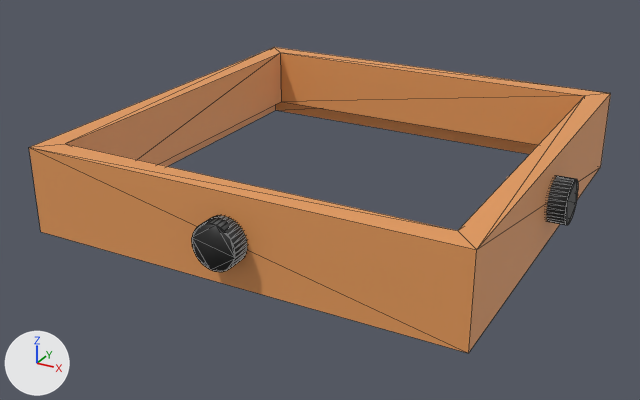
What one commit did to the glTF model project/assets/meshes/box_outer.glb.
Both versions are drawn from a 50 mm lens placed at (18.0, -35.2, 17.2), pointed at (-0.4, -1.7, 0.4). Every picture has the same lights, and +X, +Y and +Z are marked at lower left. Mesh edges are drawn as thin lines. Where no turn or scale is listed for an object, it has been applied to the vertices. Vertices at the same position are counted once.

Names of what the first picture shows: 'box', 'knob.l', 'knob.r'.
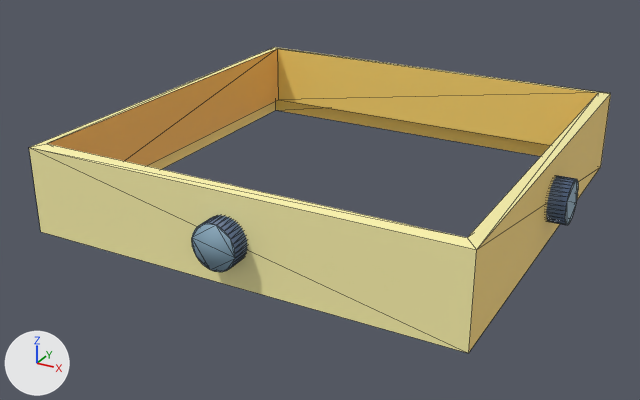
What differs and where, as boxes (x1, y1, x2, y2) in the pictures (640 x 400 px; the box of a moved part takes in the faces that stretch with it):
'box', recoloured, reshaped, surface changed (orange to beige): (29, 47, 611, 353) in both
'knob.l', recoloured (grey to blue): (192, 215, 247, 272) in both
'knob.r', recoloured (grey to blue): (546, 176, 578, 225) in both
part 1 of me_cube_001, moved or reshaped: (30, 47, 611, 250) in both
part 2 of me_cube_001, surface changed (orange to beige): (29, 94, 611, 353) in both

The change in detail:
Picture 'sheltzy32-8x' (img_sheltzy32_8x) is new.
Material 'sheltzy32' (mat_sheltzy32) is new.
Its texture is img_sheltzy32_8x.
me_cube_001 is used by ob_box; location (0.0, 0.0, 2.03).
me_cube_001 had 16 vertices, 24 faces and spanned x -10.0..10.0, y -10.0..10.0, z -2.0..2.0.
me_cube_001 no longer uses material mat_wood (orange #e79c5c).
me_cube_001 now has 16 vertices, 24 faces and spans x -10.0..10.0, y -10.0..10.0, z -2.0..2.1.
Part 1, on me_cube_001:
Vertex 8 of me_cube_001 moves from (-8.9, -8.9, 2.0) at pixel (65, 143) to (-9.5, -9.5, 2.1) at pixel (46, 143).
Vertex 9 of me_cube_001 moves from (-8.9, 8.9, 2.0) at pixel (280, 52) to (-9.5, 9.5, 2.1) at pixel (277, 48).
Vertex 10 of me_cube_001 moves from (8.9, 8.9, 2.0) at pixel (584, 95) to (9.5, 9.5, 2.1) at pixel (598, 92).
Vertex 11 of me_cube_001 moves from (8.9, -8.9, 2.0) at pixel (457, 230) to (9.5, -9.5, 2.1) at pixel (467, 237).
Vertex 12 of me_cube_001 moves from (-8.9, -8.9, -1.0) to (-9.5, -9.5, -1.1).
Vertex 13 of me_cube_001 moves from (-8.9, 8.9, -1.0) at pixel (281, 101) to (-9.5, 9.5, -1.1) at pixel (278, 99).
Vertex 14 of me_cube_001 moves from (8.9, 8.9, -1.0) to (9.5, 9.5, -1.1).
Vertex 15 of me_cube_001 moves from (8.9, -8.9, -1.0) to (9.5, -9.5, -1.1).
me_cube_001 part 2: texture (UV) coordinates of 24 of 24 faces, centred in x -10.0..10.0, y -10.0..10.0, z -0.7..2.0, changed; they spanned u 0.38..0.62, v 0.0..1.0 and now span u 0.88..0.96, v 0.5..0.73.
me_cube_001 now uses material mat_sheltzy32 (picture img_sheltzy32_8x).
me_cylinder_001 has 64 vertices, 124 faces and spans x -1.0..1.0, y -0.83..0.83, z -1.0..1.0.
me_cylinder_001 no longer uses material mat_black (black #222222).
me_cylinder_001 now uses material mat_sheltzy32 (picture img_sheltzy32_8x).
me_cylinder has 64 vertices, 124 faces and spans x -0.83..0.83, y -1.0..1.0, z -1.0..1.0.
me_cylinder no longer uses material mat_black (black #222222).
me_cylinder now uses material mat_sheltzy32 (picture img_sheltzy32_8x).
